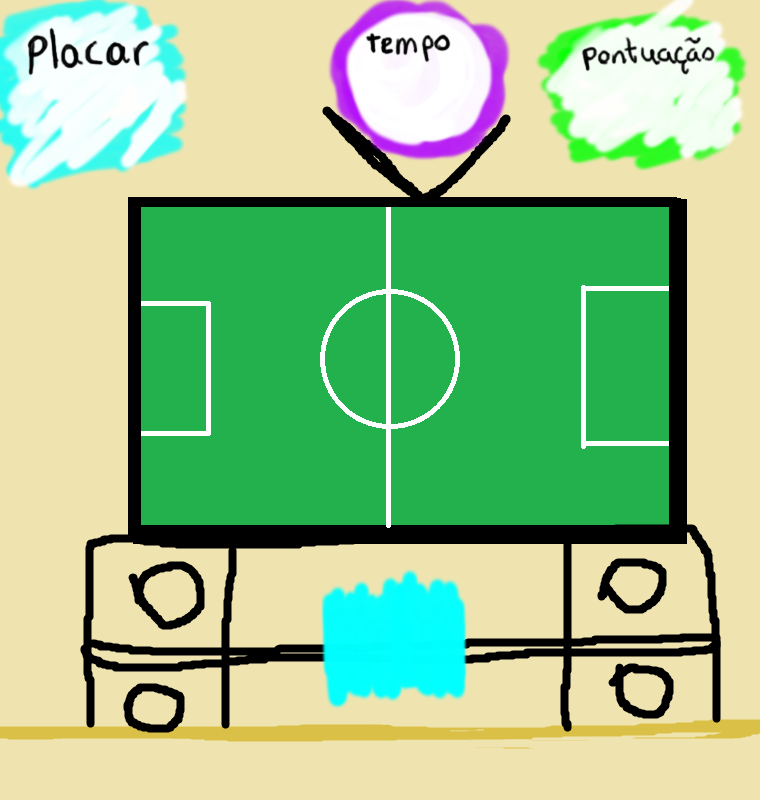
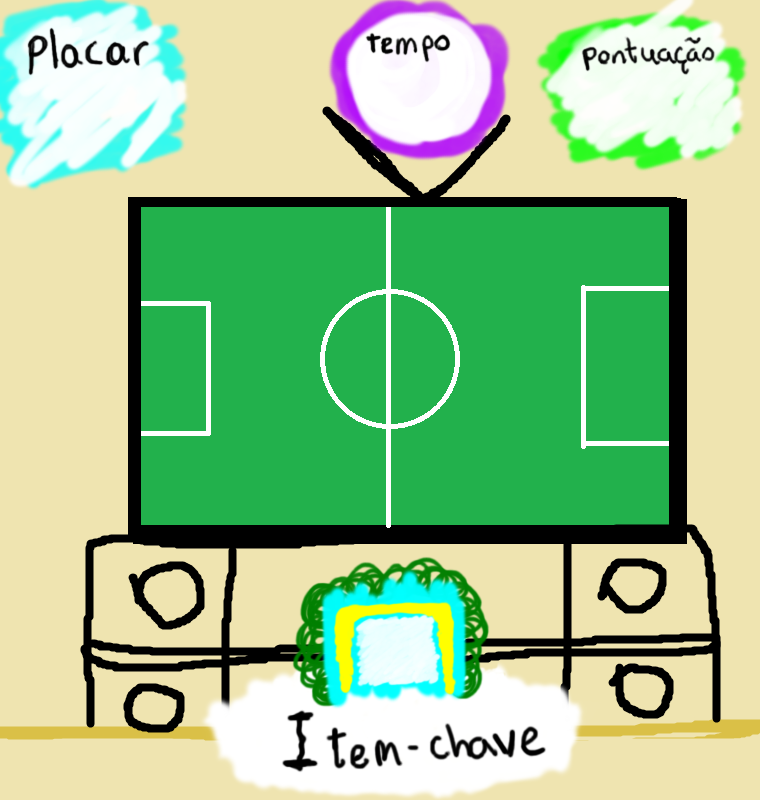
Revision of a layered w=760, h=800 image; what changed, layer by layer:
painted on "Camada #2" over [281, 591, 547, 773]
painted on "Camada" over [381, 613, 437, 681]
added layer "Camada #3" above "Camada #1" over [292, 556, 490, 708]
painted on "Camada #1" over [200, 561, 585, 800]
